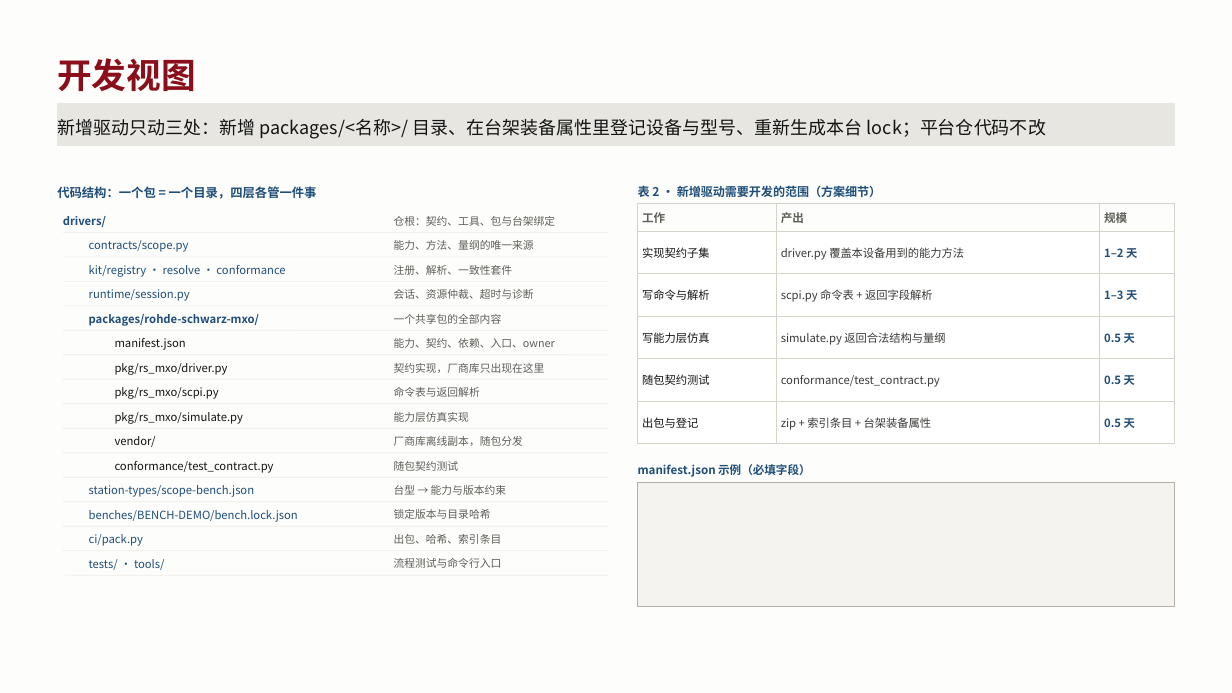
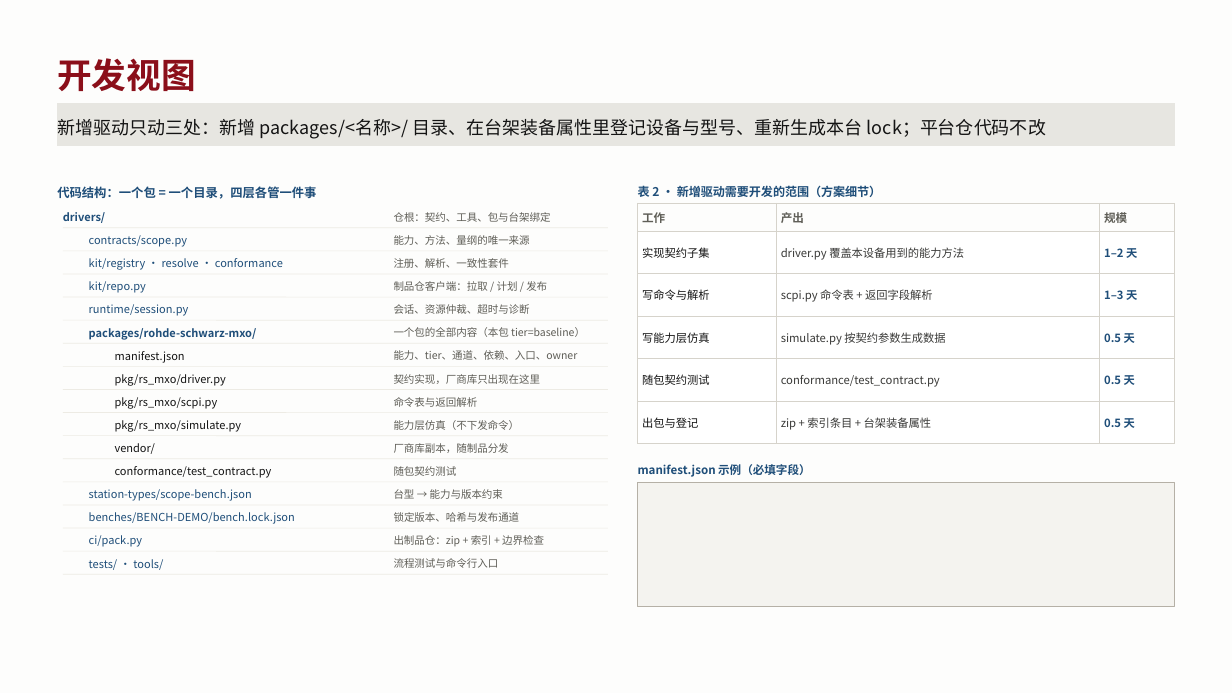
Before and after one commit to KenerlMage/ATEDemo, a slide deck: slide 5 of docs/设备驱动/ATE驱动层重构方案.pptx. Drawn at 1232x693 pixels with LibreOffice and Linux fonts; fonts in the diff are those of the drawing. Boxes give left, top, right and bottom in pixels: in the first picture for what was removed or moved away, otherwise in the second. Text is boxed around its words. In the diff, an @@ line names an element or a change of style, - is before the commit and + after.

```diff
--- a/docs/设备驱动/ATE驱动层重构方案.pptx
+++ b/docs/设备驱动/ATE驱动层重构方案.pptx
@@ table at <box>638,203,1175,444</box> @@
-row 4, column 2: simulate.py 返回合法结构与量纲
+row 4, column 2: simulate.py 按契约参数生成数据
@@ 3 lines, 2 texts: place and size @@
-3 lines, 2 texts at <box>63,233,608,281</box>
+3 lines, 2 texts at <box>63,227,608,274</box>
@@ line moved from (63, 306) - (608, 306) to (63, 297) - (608, 297) @@
@@ size 8.8 to 8.6 pt in 15 elements at <box>89,559,163,570</box>, <box>89,535,143,547</box>, <box>89,512,295,524</box>, <box>63,212,105,223</box>, <box>89,489,252,501</box>, <box>89,235,187,247</box>, <box>115,466,272,478</box>, <box>89,258,283,270</box>, <box>115,443,155,454</box>, <box>115,420,242,432</box>, <box>115,397,218,409</box>, <box>115,374,226,386</box>, <box>115,351,185,363</box>, <box>89,328,257,340</box>, <box>89,304,189,316</box> @@
@@ text added at <box>89,281,146,293</box>, 8.6 pt, text #1F4E79 @@
+kit/repo.py
@@ size 8.4 to 8.2 pt in 9 elements at <box>394,558,499,568</box>, <box>394,212,551,222</box>, <box>394,489,503,499</box>, <box>394,235,530,245</box>, <box>394,466,457,476</box>, <box>394,258,509,268</box>, <box>394,397,478,407</box>, <box>394,374,541,384</box>, <box>394,304,530,314</box> @@
@@ 4 texts: place and size @@
-4 texts at <box>89,289,534,350</box>
+4 texts at <box>89,304,530,363</box>
@@ text added at <box>394,281,547,291</box>, 8.2 pt, text #5F5E57 @@
+制品仓客户端：拉取 / 计划 / 发布
@@ line moved from (63, 331) - (608, 331) to (63, 320) - (608, 320) @@
@@ text at <box>394,327,585,337</box>: text changed; size 8.4 to 8.2 pt @@
-一个共享包的全部内容
+一个包的全部内容（本包 tier=baseline）
@@ line added from (63, 343) to (608, 343), #EDEBE4 0.5 pt @@
@@ text at <box>394,350,578,360</box>: text changed; size 8.4 to 8.2 pt @@
-能力、契约、依赖、入口、owner
+能力、tier、通道、依赖、入口、owner
@@ 5 texts, 3 lines: place and size @@
-5 texts, 3 lines at <box>63,355,608,424</box>
+5 texts, 3 lines at <box>63,366,608,432</box>
@@ 3 lines: place and size @@
-3 lines at <box>63,428,608,478</box>
+3 lines at <box>63,435,608,482</box>
@@ text at <box>394,443,509,453</box>: text changed; size 8.4 to 8.2 pt @@
-厂商库离线副本，随包分发
+厂商库副本，随制品分发
@@ text at <box>394,420,520,430</box>: text changed; size 8.4 to 8.2 pt @@
-能力层仿真实现
+能力层仿真（不下发命令）
@@ text at <box>394,512,520,522</box>: text changed; size 8.4 to 8.2 pt @@
-锁定版本与目录哈希
+锁定版本、哈希与发布通道
@@ text at <box>394,535,544,546</box>: text changed; size 8.4 to 8.2 pt @@
-出包、哈希、索引条目
+出制品仓：zip + 索引 + 边界检查
```
Also in this commit, not shown: 4 other slides changed, 16 other files.
